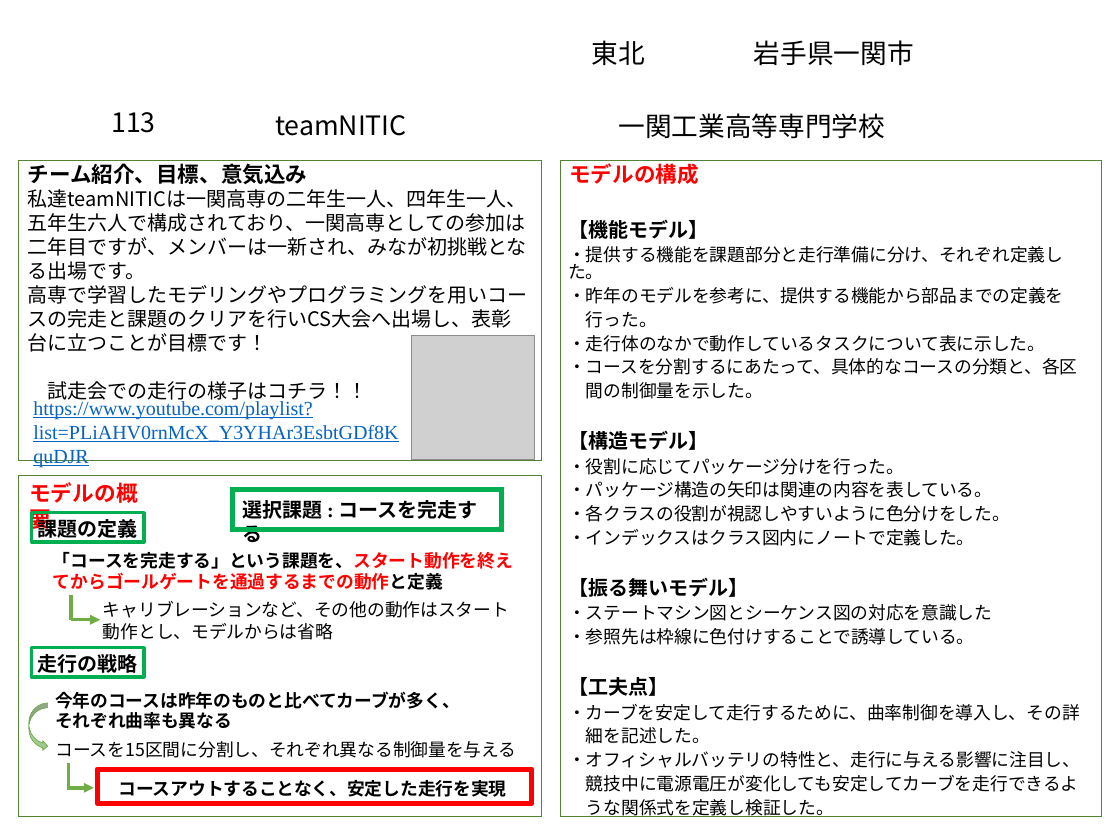
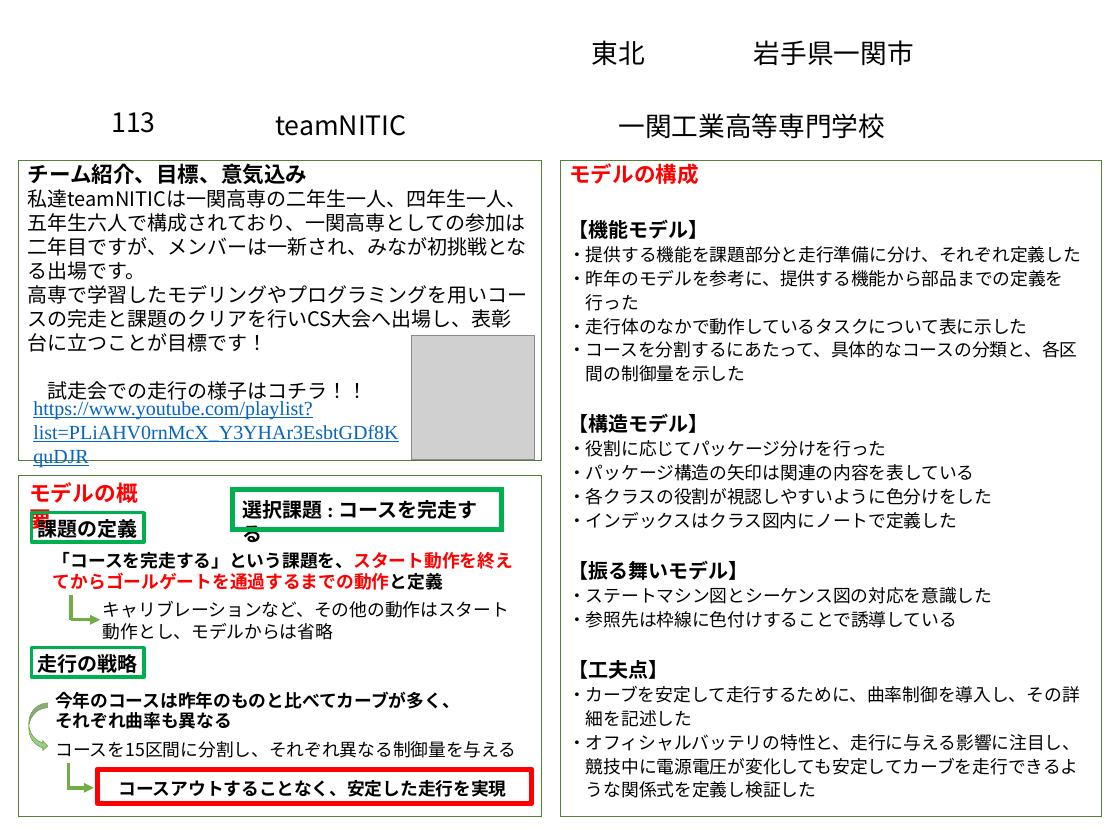
Before and after one commit to akita-lab-2019/model, a slide deck: slide 1 of PowerPoint/提出用.pptx. Drawn at 1120x840 pixels with LibreOffice and Linux fonts; fonts in the diff are those of the drawing; grey boxes stand for pictures; background and template pictures are left out. Boxes give left, top, right and bottom in pixels: in the first picture for what was removed or moved away, otherwise in the second. Text is boxed around its words. In the diff, an @@ line names an element or a change of style, - is before the commit and + after.

```diff
--- a/PowerPoint/提出用.pptx
+++ b/PowerPoint/提出用.pptx
@@ text at [568,246,1081,263]: text changed @@
-・提供する機能を課題部分と走行準備に分け、それぞれ定義した。
+・提供する機能を課題部分と走行準備に分け、それぞれ定義した
@@ text at [568,294,1027,335]: text changed @@
-行った。
-・走行体のなかで動作しているタスクについて表に示した。
+行った
+・走行体のなかで動作しているタスクについて表に示した
@@ text at [586,365,745,382]: text changed @@
-間の制御量を示した。
+間の制御量を示した
@@ text at [568,440,992,529]: text changed @@
-・役割に応じてパッケージ分けを行った。
-・パッケージ構造の矢印は関連の内容を表している。
-・各クラスの役割が視認しやすいように色分けをした。
-・インデックスはクラス図内にノートで定義した。
+・役割に応じてパッケージ分けを行った
+・パッケージ構造の矢印は関連の内容を表している
+・各クラスの役割が視認しやすいように色分けをした
+・インデックスはクラス図内にノートで定義した
@@ text at [568,611,957,628]: text changed @@
-・参照先は枠線に色付けすることで誘導している。
+・参照先は枠線に色付けすることで誘導している
@@ text at [586,710,692,727]: text changed @@
-細を記述した。
+細を記述した
@@ text at [586,781,816,798]: text changed @@
-うな関係式を定義し検証した。
+うな関係式を定義し検証した
```
Also in this commit, not shown: 1 other slide changed.
